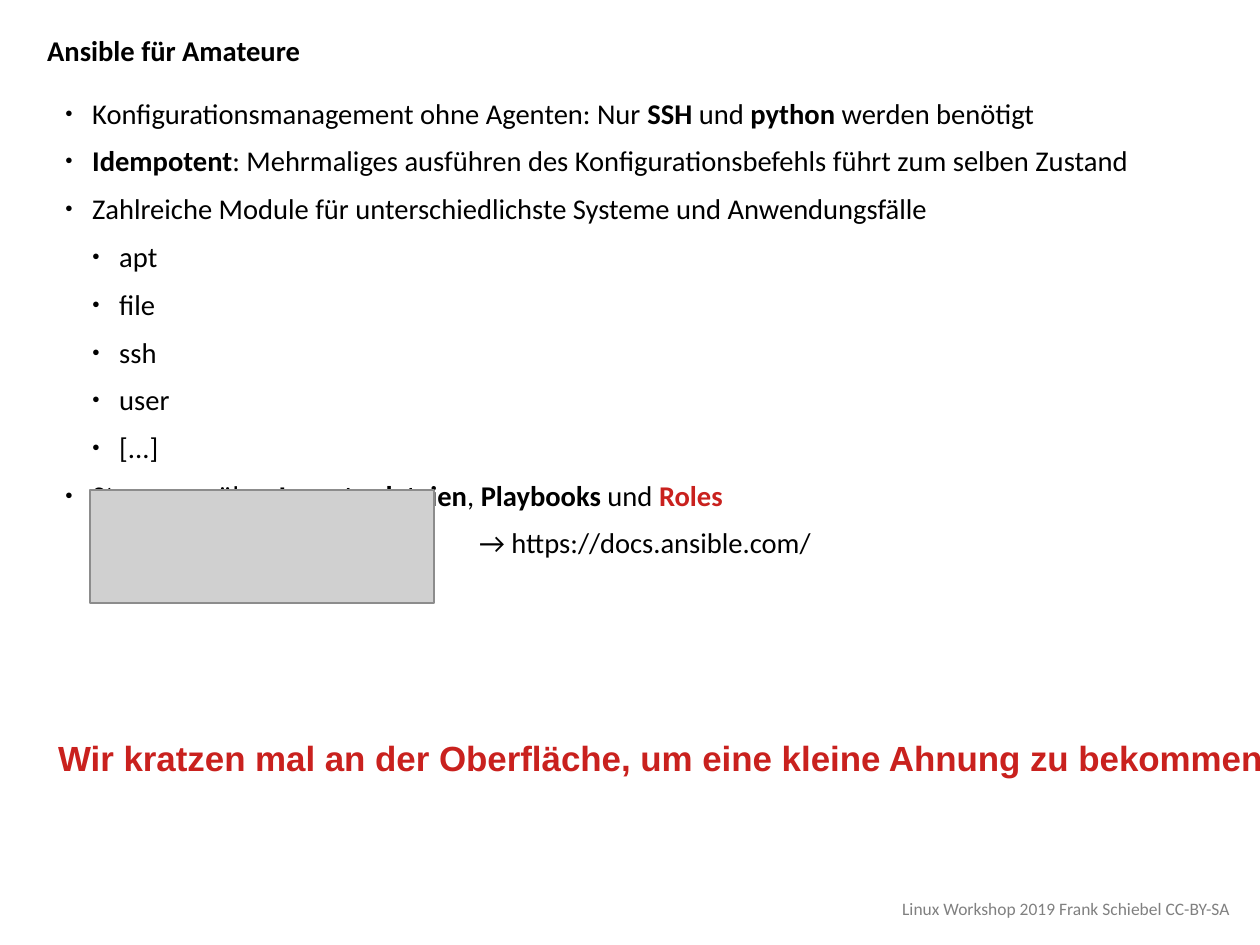
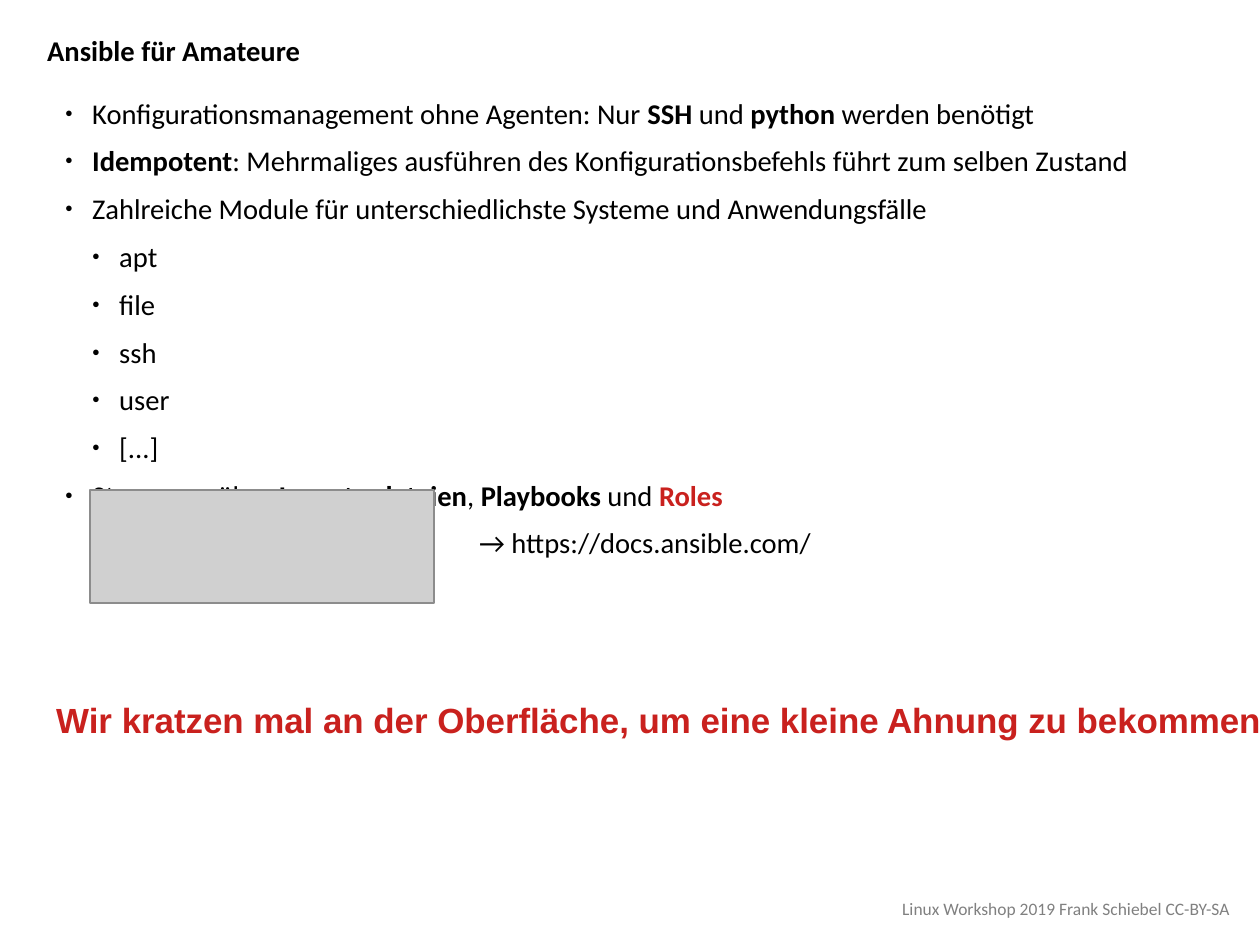
Before and after one commit to ironiemix/lfb-linuxworkshop2019, a slide deck: slide 1 of ansible/slides/linux_workshop_ansible.odp. Drawn at 1260x945 pixels with LibreOffice and Linux fonts; fonts in the diff are those of the drawing; grey boxes stand for pictures. Boxes give left, top, right and bottom in pixels: in the first picture for what was removed or moved away, otherwise in the second. Text is boxed around its words. In the diff, an @@ line names an element or a change of style, - is before the commit and + after.

```diff
--- a/ansible/slides/linux_workshop_ansible.odp
+++ b/ansible/slides/linux_workshop_ansible.odp
@@ text "Wir kratzen mal an der ...": place and size @@
-text "Wir kratzen mal an der ..." at (58, 745, 1260, 778)
+text "Wir kratzen mal an der ..." at (56, 707, 1260, 740)
```
Also in this commit, not shown: 3 other slides changed, 9 other files.
